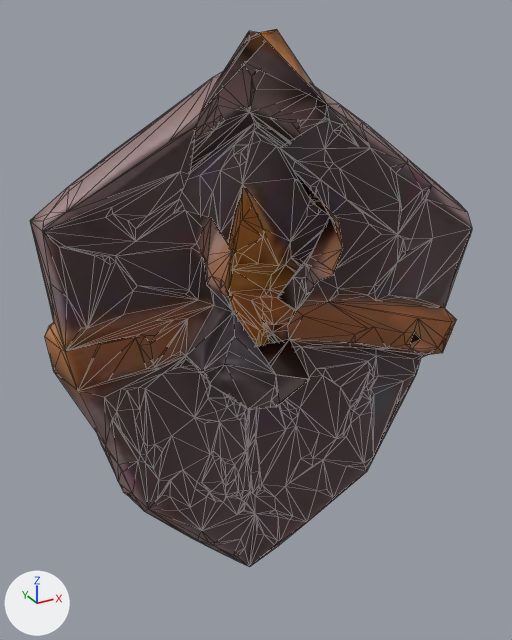
The glTF model godot/client/assets/models/ext/tank_shield.glb, before and after one commit.
The view is the same before and after, from a 50 mm lens placed at (-0.498, -0.78, 0.474), pointed at (0.0, 0.127, 0.021). Arrows for +X, +Y and +Z are at lower left; the lights stay in place. The older version comes first. Mesh edges are drawn as thin lines. Vertices at exactly the same position are counted once.

Objects in the first picture: 'tank_shield'.
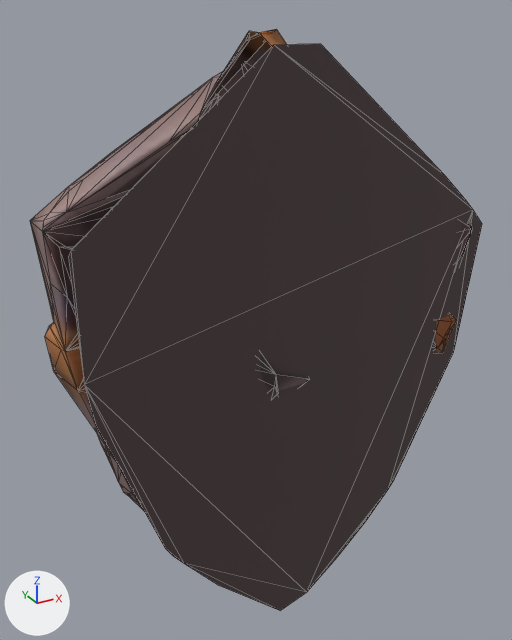
Location of each change, (x1, y1, x2, y2) in pixels of the pictures (512 x 640 px):
'tank_shield', reshaped (8% taller)
    before: (30, 29, 472, 567)
    after: (30, 29, 482, 611)
part 1 of me_tank_shield, added
    after: (68, 44, 482, 611)

Patch to the scene script:
```diff
--- a/godot/client/assets/models/ext/tank_shield.glb.py
+++ b/godot/client/assets/models/ext/tank_shield.glb.py
@@ me_tank_shield @@
 # used by ob_tank_shield; location = (0.0, 0.0, 0.0)
-me_tank_shield.from_pydata(...)  # 1187 vertices, 2340 faces; spans x -0.327..0.332, y -0.026..0.249, z -0.464..0.449
+me_tank_shield.from_pydata(...)  # 1210 vertices, 2361 faces; spans x -0.327..0.332, y -0.026..0.249, z -0.464..0.449
+# me_tank_shield part 1: a new loose piece of 23 vertices spanning x -0.317..0.322, y -0.014, z -0.451..0.435, in mat_tank_shield (picture img_atlas)
 me_tank_shield.materials.append(mat_tank_shield)
```
